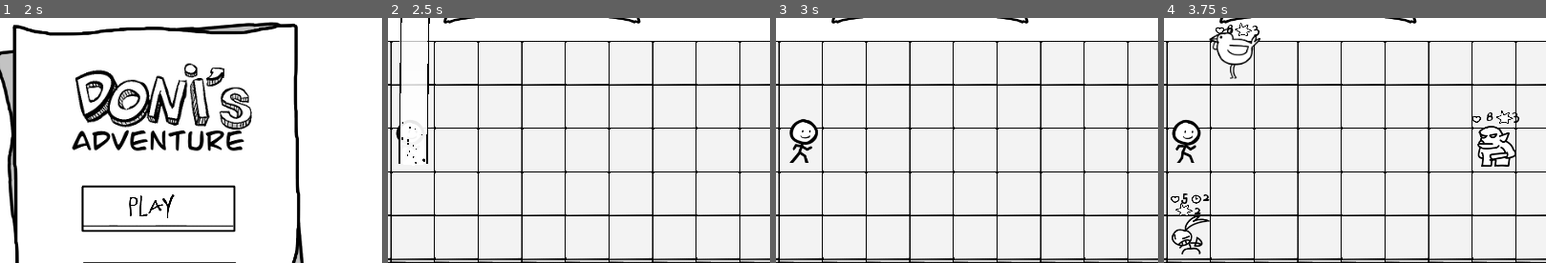
Above: before the commit, frames 1-4 (left to right).
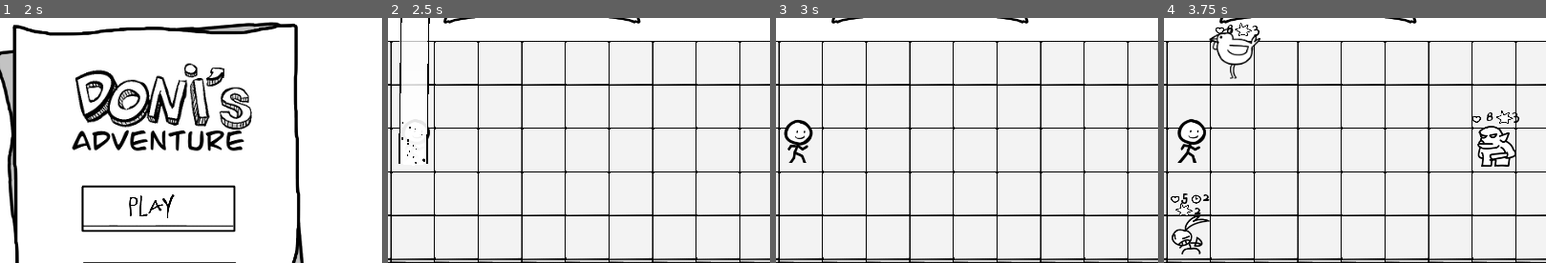
Above: after the commit, the same moments.

Repository: Frmeta/doni-adventure
Game: Godot game, scene res://scene/Splash.tscn
The game is run twice, just before and just after one commit, with the same random seed, the same clock (stepped at 60 frames per second) and the same inputs. The engine's default icon, where the game draws it, is replaced by a stand-in: a white triangle on a blue panel in a dark square.
Inputs (mouse positions are % of the whole screen's width and height, from its top left):
- Up to frame 1 (2 s): tap Enter (ui_accept) at 0.5, 0.77, 1.52 s; move the mouse to (72, 45) at 0.52 s; hold D 0.53-1.28 s; click (72, 45) at 0.6 s; move the mouse to (30, 55) at 1.27 s; tap F at 1.35 s
- Up to frame 2 (2.5 s): click "PLAY" at 2 s
- Up to frame 3 (3 s): click (89, 85) at 2.75 s
- Up to frame 4 (3.75 s): move the mouse to (36, 84) at 3.52 s; hold D from 3.53 s (still down); tap R at 3.6 s; click (36, 84) at 3.67 s
The pictures show only the part of the screen within x 30-80%, y 12-62%; the shares and areas given below are measured in that part.

Frame 1 is identical in both runs. In frame 2, less than 0.1% of the frame differs, in the area x 2-11%, y 43-50%; in frame 3, 0.8%, in the area x 2-11%, y 41-60%; in frame 4, 0.8%.

Commit message:
add readme

Diff:
--- a/prefab/player.tscn
+++ b/prefab/player.tscn
@@ -116,7 +116,7 @@
 rotation = 0.73739
 frames = SubResource( 4 )
 animation = "idle"
-frame = 5
+frame = 4
 playing = true
 
 [node name="AnimatedSprite" type="AnimatedSprite" parent="."]
@@ -124,6 +124,7 @@
 scale = Vector2( -1, 1 )
 frames = SubResource( 2 )
 animation = "idle"
+frame = 4
 playing = true
 flip_h = true
 
--- a/project.godot
+++ b/project.godot
@@ -34,7 +34,6 @@
 
 config/name="Doni's Adventure"
 run/main_scene="res://scene/Splash.tscn"
-boot_splash/bg_color=Color( 0.415686, 0.415686, 0.415686, 1 )
 config/icon="res://sprite/icon.png"
 
 [autoload]
--- a/scene/Level.tscn
+++ b/scene/Level.tscn
@@ -165,8 +165,8 @@
 texture = ExtResource( 10 )
 
 [node name="Transition" parent="CanvasLayer" instance=ExtResource( 15 )]
-margin_right = 70720.4
-margin_bottom = 43169.0
+margin_right = 71529.6
+margin_bottom = 43664.0
 
 [node name="HealthText" type="Label" parent="CanvasLayer"]
 margin_left = 113.0
Not shown, changed: README.md
